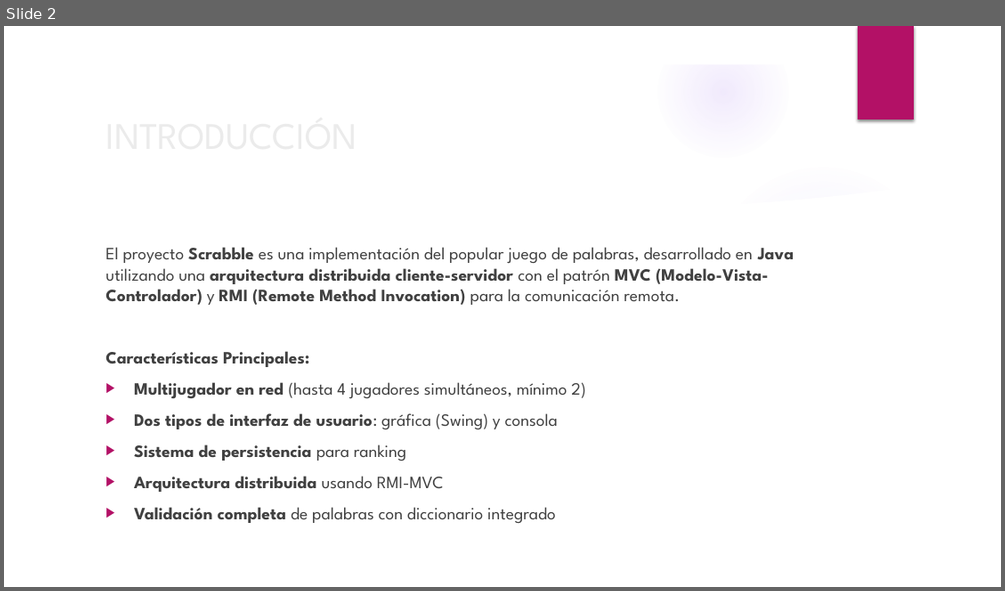
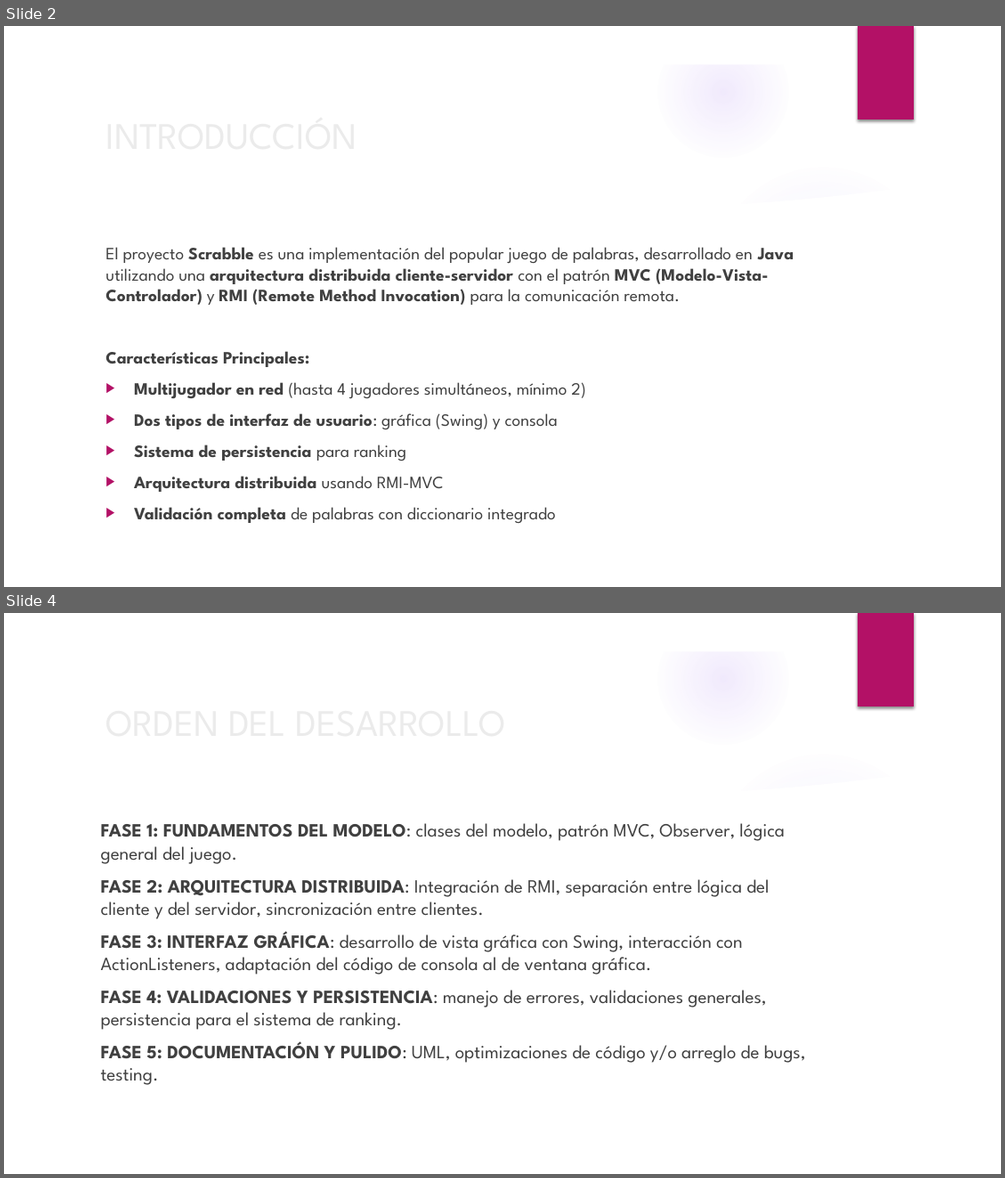
Before and after one commit to BinaryJuan/scrabble-poo, a slide deck: SCRABBLE.pptx. Shown one above the other, each under a label of ours: slide 2 before the commit, slides 2 and 4 after it; the slides between them are not shown. The pictures are 1005x591 and 1005x1178 pixels, drawn with LibreOffice and Linux fonts; fonts in the diff are those of the drawing; background and template pictures are left out. Boxes give left, top, right and bottom in pixels: in the first picture for what was removed or moved away, otherwise in the second. Text is boxed around its words. In the diff, an @@ line names an element or a change of style, - is before the commit and + after.

```diff
--- a/SCRABBLE.pptx
+++ b/SCRABBLE.pptx
@@ slide 4 added at [4,613,1001,1174], background picture (left out); not listed: 9 template elements that a slide beside it also shows @@
@@ title added at [98,692,815,750], 36 pt, text #EBEBEB @@
+ORDEN DEL DESARROLLO
@@ text added at [101,823,806,1085], 18 pt, text #404040 @@
+FASE 1: FUNDAMENTOS DEL MODELO: clases del modelo, patrón MVC, Observer, lógica general del juego.
+FASE 2: ARQUITECTURA DISTRIBUIDA: Integración de RMI, separación entre lógica del cliente y del servidor, sincronización entre clientes.
+FASE 3: INTERFAZ GRÁFICA: desarrollo de vista gráfica con Swing, interacción con ActionListeners, adaptación del código de consola al de ventana gráfica.
+FASE 4: VALIDACIONES Y PERSISTENCIA: manejo de errores, validaciones generales, persistencia para el sistema de ranking.
+FASE 5: DOCUMENTACIÓN Y PULIDO: UML, optimizaciones de código y/o arreglo de bugs, testing.
```
Also in this commit, not shown: 13 slides changed, 2 other slides added, 1 slide removed, 3 other files.
